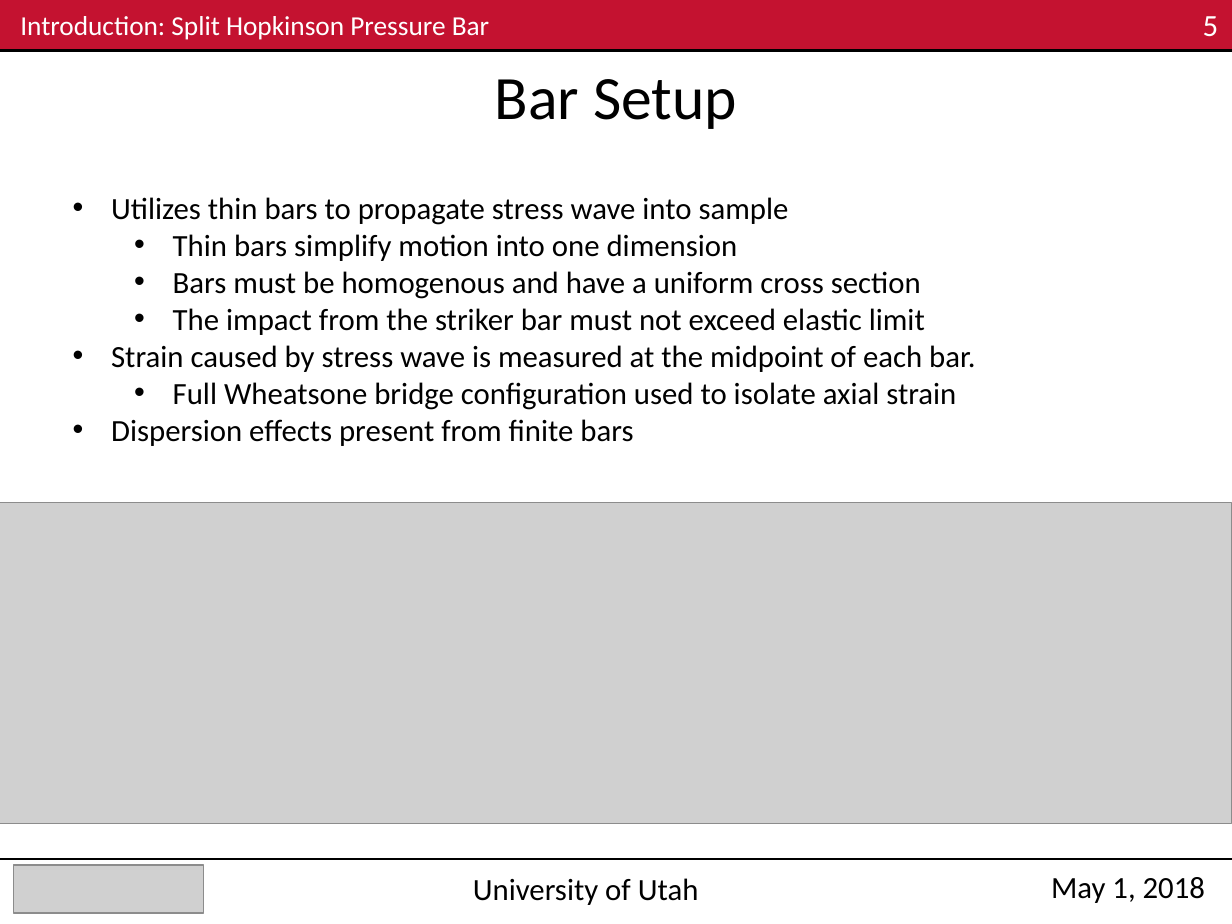
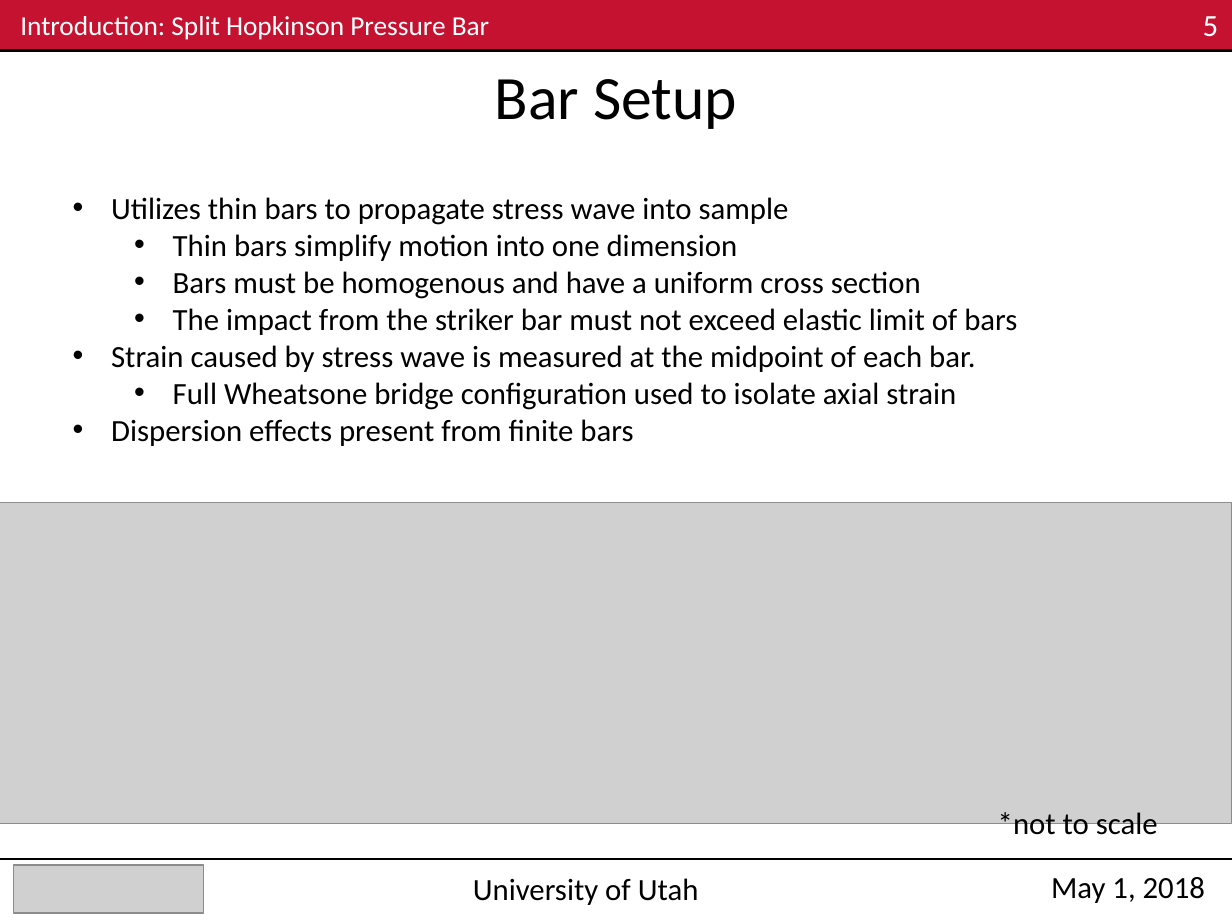
Before and after one commit to Mar-ten/PMAA_Fracture, a slide deck: slide 5 of ME EN 6960_Group4_Exp3_Nick.pptx. Drawn at 1232x924 pixels with LibreOffice and Linux fonts; fonts in the diff are those of the drawing; grey boxes stand for pictures. Boxes give left, top, right and bottom in pixels: in the first picture for what was removed or moved away, otherwise in the second. Text is boxed around its words. In the diff, an @@ line names an element or a change of style, - is before the commit and + after.

```diff
--- a/ME EN 6960_Group4_Exp3_Nick.pptx
+++ b/ME EN 6960_Group4_Exp3_Nick.pptx
@@ text at <box>173,308,1017,335</box>: text changed @@
-  • The impact from the striker bar must not exceed elastic limit
+  • The impact from the striker bar must not exceed elastic limit of bars
@@ text added at <box>998,812,1158,843</box>, 18 pt, text #000000 @@
+*not to scale
```
Also in this commit, not shown: 8 other slides changed.
